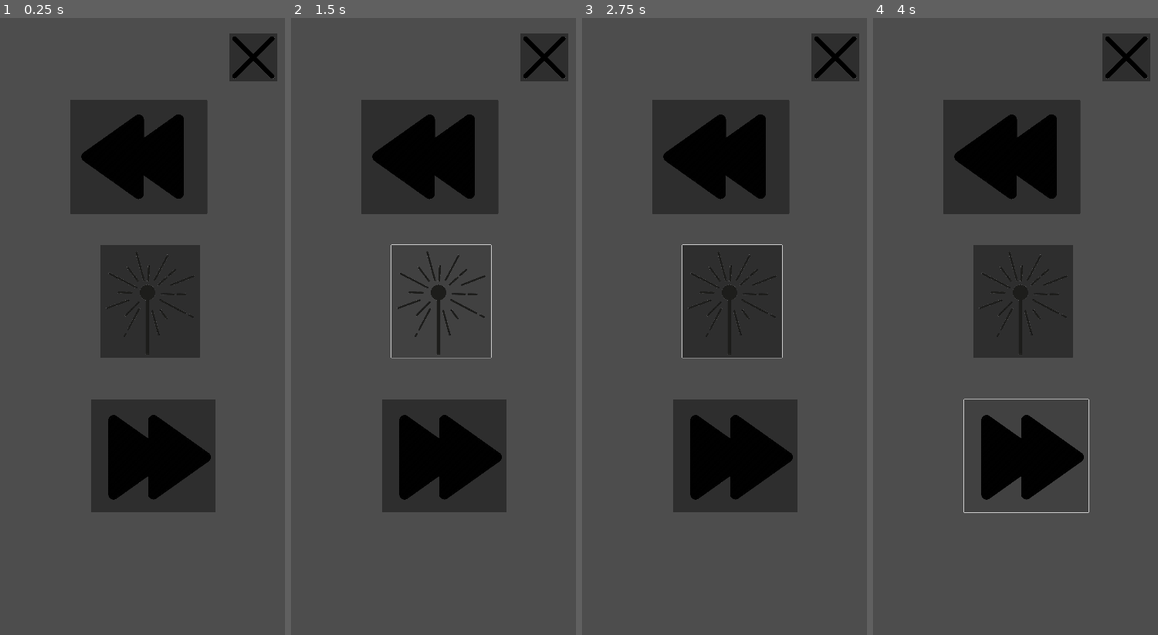
Above: before the commit, frames 1-4 (left to right).
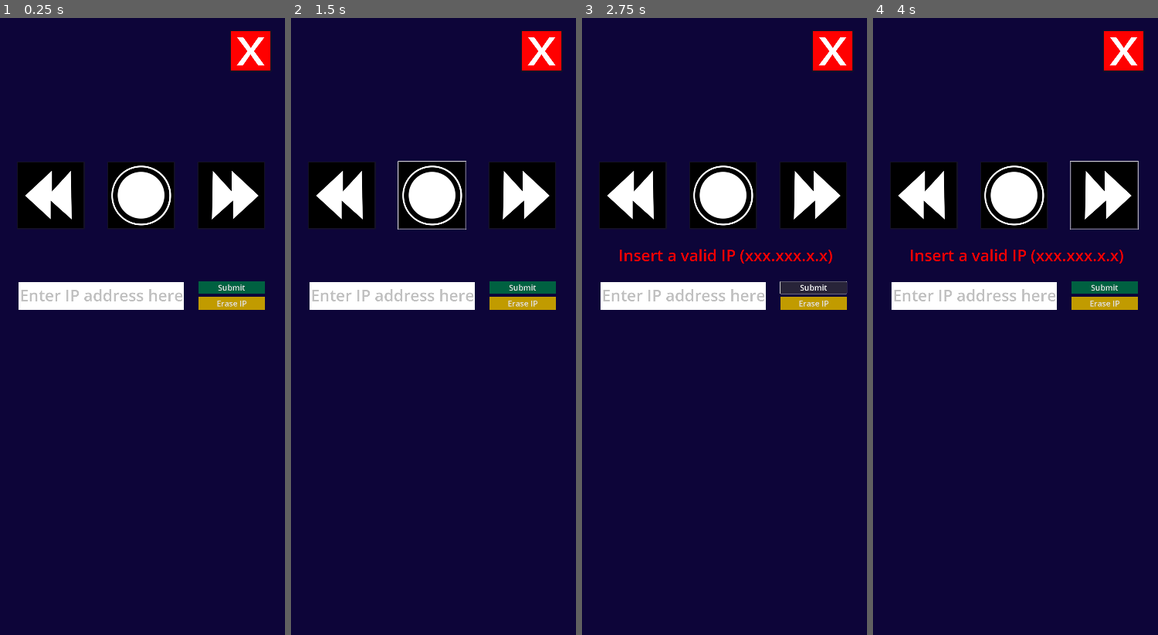
Above: after the commit, the same moments.

Repository: BamdadRashidi/Godot_remote
Game: Godot game, scene res://Scenes_and_Scripts/remote.tscn
The game is run twice, just before and just after one commit, with the same random seed, the same clock (stepped at 60 frames per second) and the same inputs.
Inputs (mouse positions are in pixels of both pictures, inside the frame that each line leads up to; where the layout moved, square brackets give the same spot in the first picture):
- Up to frame 1 (0.25 s): no input
- Up to frame 2 (1.5 s): click (342, 196) [430, 159] at 0.5 s; click (430, 196) [442, 301] at 1.25 s
- Up to frame 3 (2.75 s): click (812, 289) at 2 s, where only the run after the commit has a clickable "Submit"
- Up to frame 4 (4 s): click (1103, 196) [1026, 456] at 2.75 s; click (1103, 196) [1026, 456] at 3.5 s

The runs differ from the first frame. In frame 1, 99% of the frame differs, in the area x 0-100%, y 0-100%; in frame 2, 99%; in frame 3, 99%; in frame 4, 99%.

Commit message:
improved UI + IP input

Diff:
--- a/new-game-project/Scenes_and_Scripts/laseractivator.gd
+++ b/new-game-project/Scenes_and_Scripts/laseractivator.gd
@@ -2,9 +2,12 @@
 
 var peer = PacketPeerUDP.new()
 var can_send = false
+var IP_ADDRESS
+var PORT:int = 4307
 func _ready() -> void:
+	IP_ADDRESS = ""
 	can_send = false
-	peer.set_dest_address("IP",4307)
+	peer.set_dest_address(IP_ADDRESS,PORT)
 
 func _process(delta: float) -> void:
 	if can_send == true:
@@ -14,6 +17,7 @@
 
 func _on_button_down() -> void:
 	print('laser on')
+	print(IP_ADDRESS)
 	peer.put_packet("lON".to_utf8_buffer())
 	await get_tree().create_timer(0.07).timeout
 	can_send = true
@@ -21,5 +25,6 @@
 
 func _on_button_up() -> void:
 	can_send = false
+	print(IP_ADDRESS)
 	print('laser off')
 	peer.put_packet("lOFF".to_utf8_buffer())
--- a/new-game-project/Scenes_and_Scripts/next.gd
+++ b/new-game-project/Scenes_and_Scripts/next.gd
@@ -1,11 +1,15 @@
 extends Button
 
+var IP_ADDRESS
+var PORT:int = 4307
 
 var peer = PacketPeerUDP.new()
 func _ready() -> void:
-	peer.set_dest_address("IP",4307)
+	IP_ADDRESS = ""
+	peer.set_dest_address(IP_ADDRESS,PORT)
 
 
 func _on_pressed() -> void:
 	print('next')
+	print(IP_ADDRESS)
 	peer.put_packet("next".to_utf8_buffer())
--- a/new-game-project/Scenes_and_Scripts/previous.gd
+++ b/new-game-project/Scenes_and_Scripts/previous.gd
@@ -1,10 +1,17 @@
 extends Button
 
 var peer = PacketPeerUDP.new()
+var IP_ADDRESS
+var PORT:int = 4307
 func _ready() -> void:
-	peer.set_dest_address("IP",4307)
+	IP_ADDRESS = ""
+	peer.set_dest_address(IP_ADDRESS,PORT)
 
 
 func _on_pressed() -> void:
 	print('previous')
+	print(IP_ADDRESS)
 	peer.put_packet("previous".to_utf8_buffer())
+
+func set_ip(ip):
+	IP_ADDRESS = ip
--- a/new-game-project/Scenes_and_Scripts/quit.gd
+++ b/new-game-project/Scenes_and_Scripts/quit.gd
@@ -1,11 +1,15 @@
 extends Button
 
 var peer = PacketPeerUDP.new()
+var IP_ADDRESS
+var PORT:int = 4307
 func _ready() -> void:
-	peer.set_dest_address("IP",4307)
+	IP_ADDRESS = ""
+	peer.set_dest_address(IP_ADDRESS,PORT)
 
 
 
 func _on_pressed() -> void:
 	print('quit')
+	print(IP_ADDRESS)
 	peer.put_packet("quit".to_utf8_buffer())
--- a/new-game-project/Scenes_and_Scripts/remote.tscn
+++ b/new-game-project/Scenes_and_Scripts/remote.tscn
@@ -1,50 +1,114 @@
-[gd_scene load_steps=9 format=3 uid="uid://dyb1u4vqbrjmj"]
+[gd_scene load_steps=12 format=3 uid="uid://dyb1u4vqbrjmj"]
 
 [ext_resource type="Script" path="res://Scenes_and_Scripts/next.gd" id="1_2s7pg"]
-[ext_resource type="Texture2D" uid="uid://i7rijgl3sc38" path="res://Icons/quit.png" id="1_g6lrg"]
+[ext_resource type="Texture2D" uid="uid://bsdr7q4dudi53" path="res://Icons/quit_low.png" id="1_iigok"]
 [ext_resource type="Script" path="res://Scenes_and_Scripts/quit.gd" id="1_mswdg"]
-[ext_resource type="Texture2D" uid="uid://dof500hqa0875" path="res://Icons/next.png" id="2_m3uh4"]
 [ext_resource type="Script" path="res://Scenes_and_Scripts/previous.gd" id="2_q2erf"]
-[ext_resource type="Texture2D" uid="uid://c4uhg28h3jee3" path="res://Icons/prev.png" id="3_43kn0"]
+[ext_resource type="Texture2D" uid="uid://cotpael4pf2rr" path="res://Icons/previous_low.png" id="2_wba4f"]
+[ext_resource type="Texture2D" uid="uid://v10tch8scenv" path="res://Icons/laser_low.png" id="4_ga8st"]
 [ext_resource type="Script" path="res://Scenes_and_Scripts/laseractivator.gd" id="4_idtk3"]
-[ext_resource type="Texture2D" uid="uid://dxkv0w0yuxgxi" path="res://Icons/laser.png" id="7_asvw1"]
+[ext_resource type="Texture2D" uid="uid://cgdbhpkdvsyrc" path="res://Icons/next_low.png" id="6_1rujm"]
+[ext_resource type="Script" path="res://Scenes_and_Scripts/submit_ip.gd" id="9_tbvx2"]
+
+[sub_resource type="StyleBoxFlat" id="StyleBoxFlat_p1tva"]
+bg_color = Color(0, 0.3801, 0.255572, 1)
+
+[sub_resource type="StyleBoxFlat" id="StyleBoxFlat_315sc"]
+bg_color = Color(0.758697, 0.60699, 0, 1)
 
 [node name="Node2D" type="Node2D"]
 
 [node name="quit" type="Button" parent="."]
-offset_left = 869.0
-offset_top = 59.0
-offset_right = 1051.0
-offset_bottom = 241.0
-icon = ExtResource("1_g6lrg")
+offset_left = 871.0
+offset_top = 46.0
+offset_right = 1029.0
+offset_bottom = 204.0
+icon = ExtResource("1_iigok")
 script = ExtResource("1_mswdg")
 
-[node name="next" type="Button" parent="."]
-offset_left = 345.0
-offset_top = 1447.0
-offset_right = 817.0
-offset_bottom = 1875.0
-icon = ExtResource("2_m3uh4")
+[node name="Control" type="Control" parent="."]
+layout_mode = 3
+anchors_preset = 0
+offset_right = 40.0
+offset_bottom = 40.0
+size_flags_horizontal = 3
+
+[node name="HBoxContainer" type="HBoxContainer" parent="Control"]
+layout_mode = 0
+offset_left = -6.0
+offset_top = 544.0
+offset_right = 1075.0
+offset_bottom = 801.0
+theme_override_constants/separation = 85
+alignment = 1
+
+[node name="previous" type="Button" parent="Control/HBoxContainer"]
+layout_mode = 2
+icon = ExtResource("2_wba4f")
+script = ExtResource("2_q2erf")
+
+[node name="laseractivator" type="Button" parent="Control/HBoxContainer"]
+layout_mode = 2
+icon = ExtResource("4_ga8st")
+script = ExtResource("4_idtk3")
+
+[node name="next" type="Button" parent="Control/HBoxContainer"]
+layout_mode = 2
+icon = ExtResource("6_1rujm")
 script = ExtResource("1_2s7pg")
 
-[node name="previous" type="Button" parent="."]
-offset_left = 266.0
-offset_top = 311.0
-offset_right = 786.0
-offset_bottom = 743.0
-icon = ExtResource("3_43kn0")
-script = ExtResource("2_q2erf")
+[node name="TextEdit" type="TextEdit" parent="Control"]
+layout_mode = 0
+offset_left = 71.0
+offset_top = 1003.0
+offset_right = 698.0
+offset_bottom = 1108.0
+theme_override_colors/background_color = Color(1, 1, 1, 1)
+theme_override_colors/font_placeholder_color = Color(0, 0, 0, 0.247059)
+theme_override_colors/font_color = Color(0, 0, 0, 1)
+theme_override_font_sizes/font_size = 60
+placeholder_text = "Enter IP address here"
 
-[node name="laseractivator" type="Button" parent="."]
-offset_left = 380.0
-offset_top = 861.0
-offset_right = 758.0
-offset_bottom = 1288.0
-icon = ExtResource("7_asvw1")
-script = ExtResource("4_idtk3")
+[node name="submitIP" type="Button" parent="Control"]
+layout_mode = 0
+offset_left = 752.0
+offset_top = 1000.0
+offset_right = 1003.0
+offset_bottom = 1045.0
+theme_override_font_sizes/font_size = 30
+theme_override_styles/normal = SubResource("StyleBoxFlat_p1tva")
+text = "Submit"
+script = ExtResource("9_tbvx2")
+
+[node name="Label" type="Label" parent="Control"]
+layout_mode = 0
+offset_left = 76.0
+offset_top = 857.0
+offset_right = 1004.0
+offset_bottom = 956.0
+theme_override_colors/font_color = Color(0.954458, 3.60981e-06, 1.34766e-06, 1)
+theme_override_font_sizes/font_size = 60
+text = "    Insert a valid IP (xxx.xxx.x.x)"
+
+[node name="Timer" type="Timer" parent="Control/Label"]
+wait_time = 3.0
+one_shot = true
+
+[node name="eraseIp" type="Button" parent="Control"]
+layout_mode = 0
+offset_left = 753.0
+offset_top = 1057.0
+offset_right = 1003.0
+offset_bottom = 1107.0
+theme_override_font_sizes/font_size = 30
+theme_override_styles/normal = SubResource("StyleBoxFlat_315sc")
+text = "Erase IP"
 
 [connection signal="pressed" from="quit" to="quit" method="_on_pressed"]
-[connection signal="pressed" from="next" to="next" method="_on_pressed"]
-[connection signal="pressed" from="previous" to="previous" method="_on_pressed"]
-[connection signal="button_down" from="laseractivator" to="laseractivator" method="_on_button_down"]
-[connection signal="button_up" from="laseractivator" to="laseractivator" method="_on_button_up"]
+[connection signal="pressed" from="Control/HBoxContainer/previous" to="Control/HBoxContainer/previous" method="_on_pressed"]
+[connection signal="button_down" from="Control/HBoxContainer/laseractivator" to="Control/HBoxContainer/laseractivator" method="_on_button_down"]
+[connection signal="button_up" from="Control/HBoxContainer/laseractivator" to="Control/HBoxContainer/laseractivator" method="_on_button_up"]
+[connection signal="pressed" from="Control/HBoxContainer/next" to="Control/HBoxContainer/next" method="_on_pressed"]
+[connection signal="pressed" from="Control/submitIP" to="Control/submitIP" method="_on_pressed"]
+[connection signal="timeout" from="Control/Label/Timer" to="Control/submitIP" method="_on_timer_timeout"]
+[connection signal="pressed" from="Control/eraseIp" to="Control/submitIP" method="_on_erase_ip_pressed"]
--- /dev/null
+++ b/new-game-project/Scenes_and_Scripts/submit_ip.gd
@@ -0,0 +1,55 @@
+extends Button
+
+@onready var previous: Button = $"../HBoxContainer/previous"
+@onready var laseractivator: Button = $"../HBoxContainer/laseractivator"
+@onready var next: Button = $"../HBoxContainer/next"
+@onready var text_edit: TextEdit = $"../TextEdit"
+@onready var quit: Button = $"../../quit"
+@onready var label: Label = $"../Label"
+@onready var timer: Timer = $"../Label/Timer"
+
+var regex = RegEx.new()
+
+func _ready() -> void:
+	label.visible = false
+
+
+
+func _process(delta: float) -> void:
+	pass
+
+
+func _on_pressed() -> void:
+	var text_content = text_edit.get_text()
+	text_edit.text = ""
+	if check_ip(text_content):
+		next.peer.set_dest_address(text_content,next.PORT)
+		previous.peer.set_dest_address(text_content,previous.PORT)
+		quit.peer.set_dest_address(text_content,quit.PORT)
+		laseractivator.peer.set_dest_address(text_content,laseractivator.PORT)
+	else:
+		label.visible = true
+		timer.start()
+		print('your IP is not following IP address standards')
+
+
+func check_ip(ip) -> bool:
+	if ip == "":
+		return false
+	var check = regex.compile("^((25[0-5]|2[0-4][0-9]|1[0-9][0-9]|[1-9]?[0-9])\\.){3}(25[0-5]|2[0-4][0-9]|1[0-9][0-9]|[1-9]?[0-9])$")
+	if regex.search(ip, check):
+		print(ip)
+		return true
+	else:
+		return false
+
+
+func _on_timer_timeout() -> void:
+	label.visible = false
+
+
+func _on_erase_ip_pressed() -> void:
+		next.peer.set_dest_address("",next.PORT)
+		previous.peer.set_dest_address("",next.PORT)
+		quit.peer.set_dest_address("",next.PORT)
+		laseractivator.peer.set_dest_address("",next.PORT)
--- a/new-game-project/project.godot
+++ b/new-game-project/project.godot
@@ -31,6 +31,7 @@
 
 renderer/rendering_method="mobile"
 textures/vram_compression/import_etc2_astc=true
+environment/defaults/default_clear_color=Color(0.0509804, 0.0196078, 0.223529, 0.784314)
 textures/stretch/scale=1.0
 textures/stretch/mode="canvas_items"
 textures/dynamic_fonts/use_oversampling=true
Binary file added: new-game-project/Icons/laser_low.png
Binary file added: new-game-project/Icons/next_low.png
Binary file added: new-game-project/Icons/previous_low.png
Binary file added: new-game-project/Icons/quit_low.png
Not shown, changed: python/server.py
